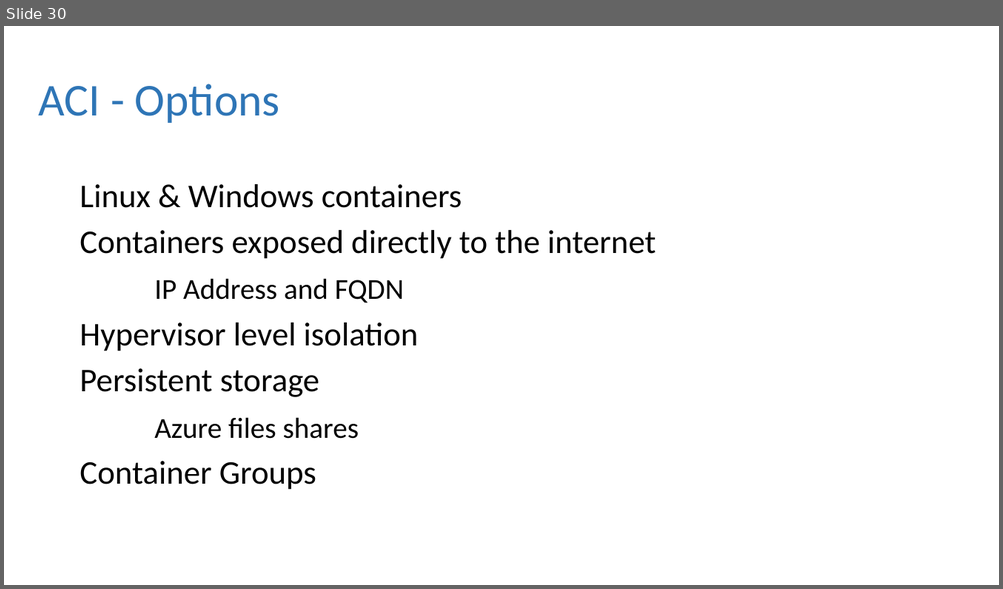
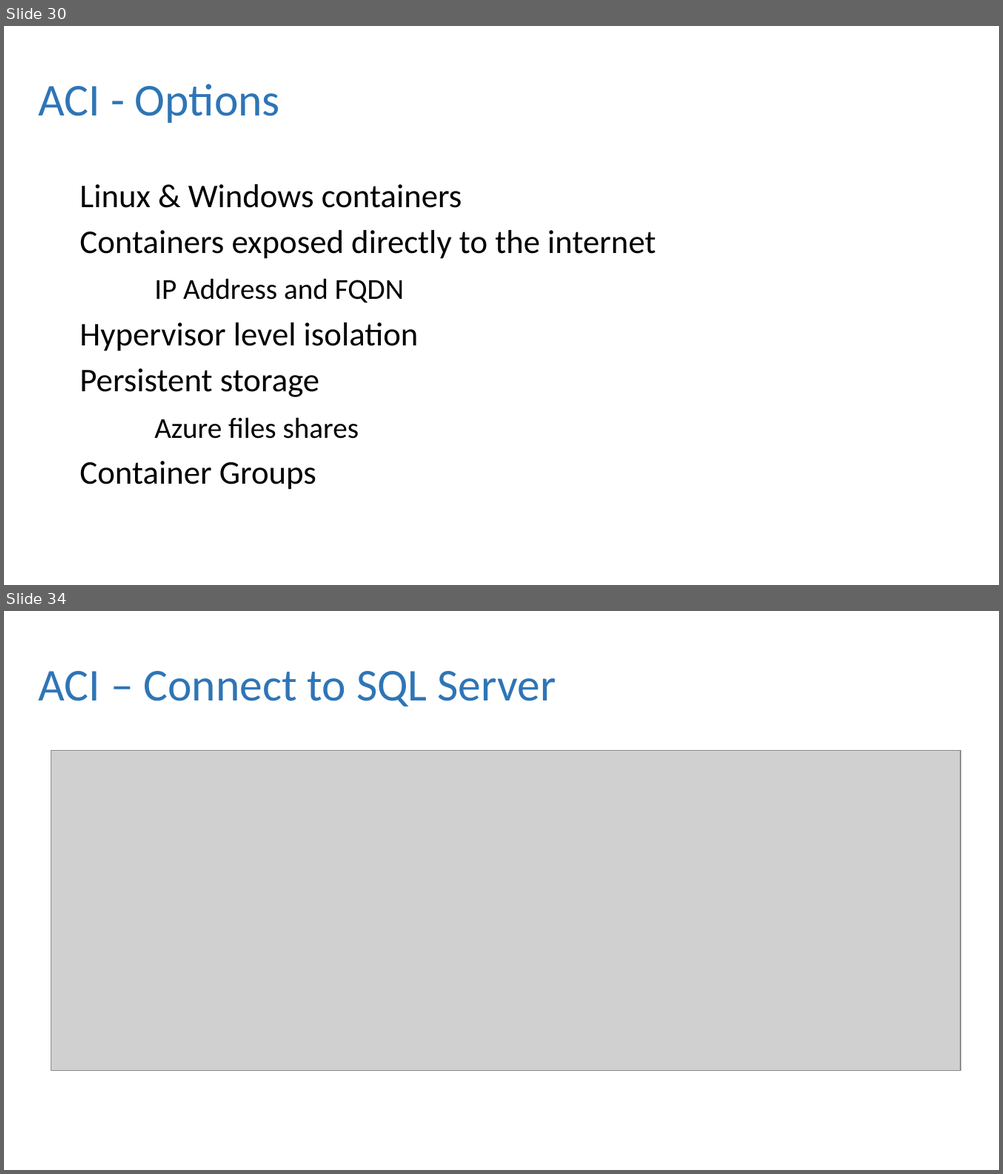
Before and after one commit to dbafromthecold/ContainersInTheCloud, a slide deck: ContainersInTheCloud.pptx. Shown one above the other, each under a label of ours: slide 30 before the commit, slides 30 and 34 after it; the slides between them are not shown. The pictures are 1003x589 and 1003x1174 pixels, drawn with LibreOffice and Linux fonts; fonts in the diff are those of the drawing; grey boxes stand for pictures; background and template pictures are left out. Boxes give left, top, right and bottom in pixels: in the first picture for what was removed or moved away, otherwise in the second. Text is boxed around its words. In the diff, an @@ line names an element or a change of style, - is before the commit and + after.

```diff
--- a/ContainersInTheCloud.pptx
+++ b/ContainersInTheCloud.pptx
@@ slide 34 added at box(4, 611, 999, 1170), background picture (left out) @@
@@ title added at box(39, 671, 556, 706), 44 pt, text #2E75B6 @@
+ACI – Connect to SQL Server
@@ picture added at box(51, 751, 961, 1071) @@
```
Also in this commit, not shown: 3 other slides added, 1 slide removed, 7 other files.
